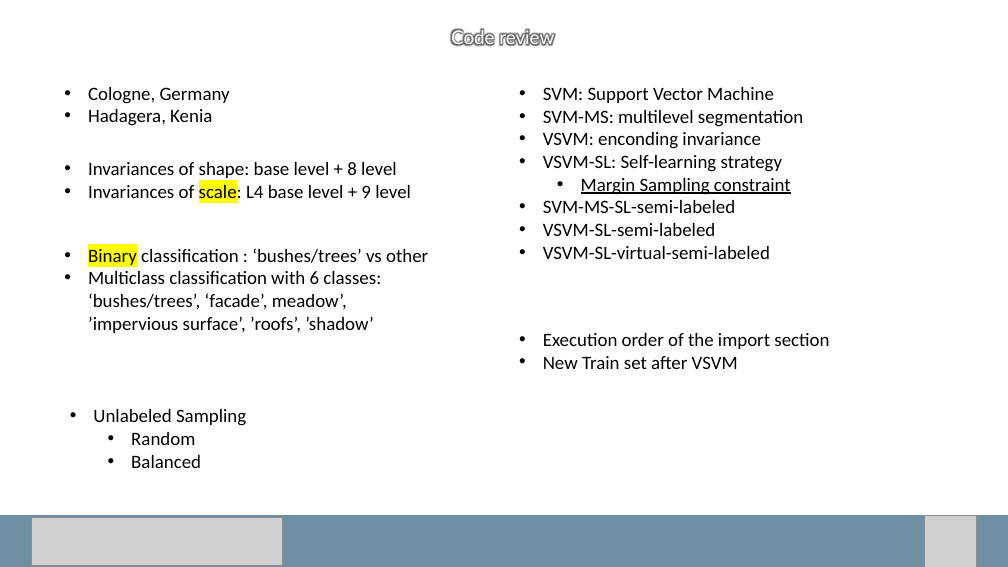
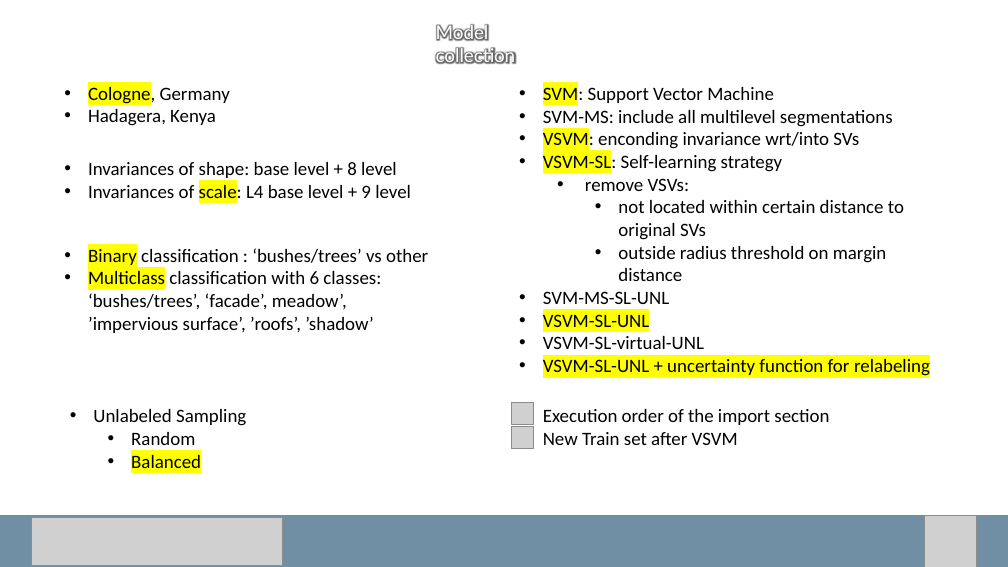
Before and after one commit to carls31/active-learning-virtual-SVM, a slide deck: slide 4 of presentation_CARLASSARA_10601118.pptx. Drawn at 1008x567 pixels with LibreOffice and Linux fonts; fonts in the diff are those of the drawing; grey boxes stand for pictures. Boxes give left, top, right and bottom in pixels: in the first picture for what was removed or moved away, otherwise in the second. Text is boxed around its words. In the diff, an @@ line names an element or a change of style, - is before the commit and + after.

```diff
--- a/presentation_CARLASSARA_10601118.pptx
+++ b/presentation_CARLASSARA_10601118.pptx
@@ text at box(436, 24, 516, 64): text changed @@
-Code review
+Model collection
@@ text at box(88, 84, 230, 105): highlight none to #FFFF00 in "Cologne," @@
@@ text at box(543, 84, 783, 173): highlight none to #FFFF00 in "SVM:", "VSVM-SL:" @@
@@ text at box(88, 109, 216, 126): text changed @@
-• Hadagera, Kenia
+• Hadagera, Kenya
@@ text at box(543, 110, 893, 151): text changed @@
-• SVM-MS: multilevel segmentation
-• VSVM: enconding invariance
+• SVM-MS: include all multilevel segmentations
+• VSVM: enconding invariance wrt/into SVs
@@ text at box(543, 178, 904, 349): text changed @@
-  • Margin Sampling constraint
-• SVM-MS-SL-semi-labeled
-• VSVM-SL-semi-labeled
-• VSVM-SL-virtual-semi-labeled
+  • remove VSVs:
+    • not located within certain distance to original SVs
+    • outside radius threshold on margin distance
+• SVM-MS-SL-UNL
+• VSVM-SL-UNL
+• VSVM-SL-virtual-UNL
@@ text at box(88, 271, 381, 333): highlight none to #FFFF00 in "Multiclass" @@
@@ text added at box(543, 359, 930, 376), 18 pt, text #000000 @@
+• VSVM-SL-UNL + uncertainty function for relabeling
@@ text "Execution order of the import ...": place and size @@
-text "Execution order of the import ..." at box(543, 333, 829, 369)
+text "Execution order of the import ..." at box(543, 409, 829, 445)
@@ picture added at box(512, 402, 534, 424) @@
@@ picture added at box(512, 426, 534, 448) @@
@@ text at box(131, 455, 201, 468): highlight none to #FFFF00 in "Balanced" @@
```
Also in this commit, not shown: 3 other slides changed, 1 slide added.
